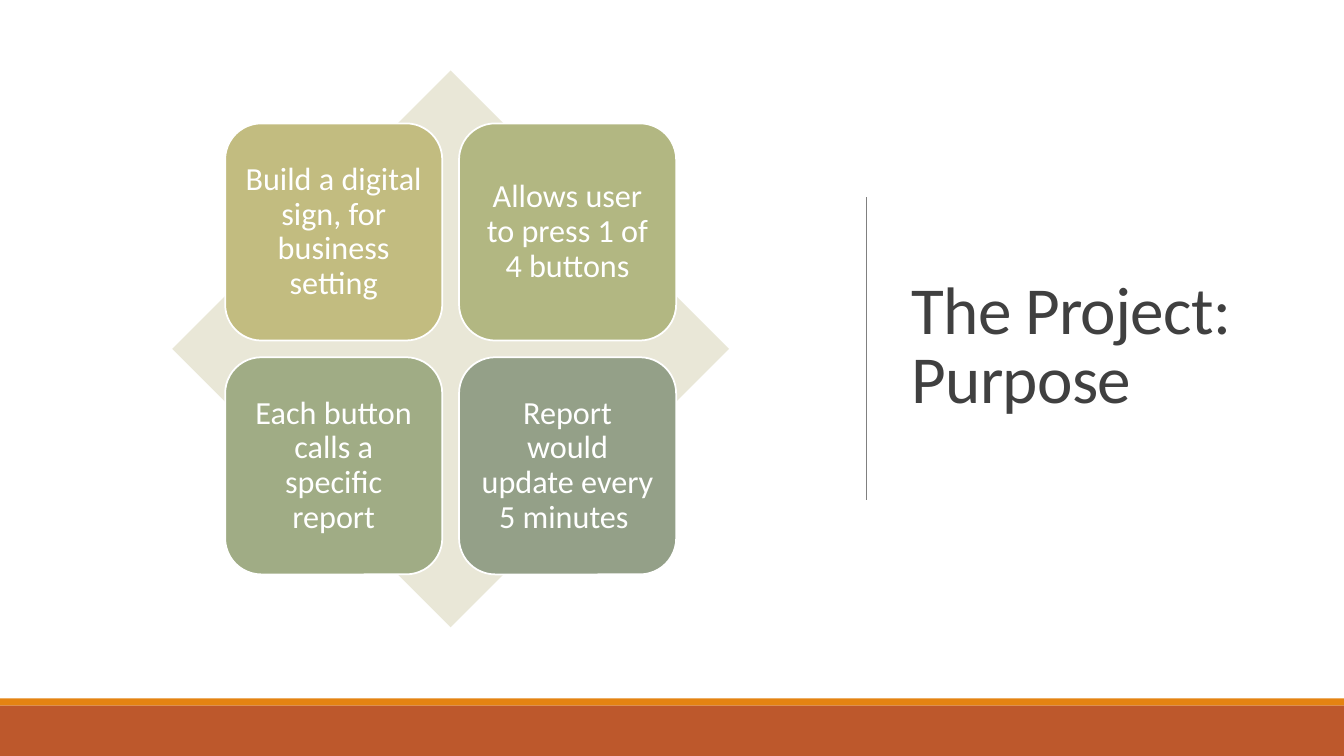
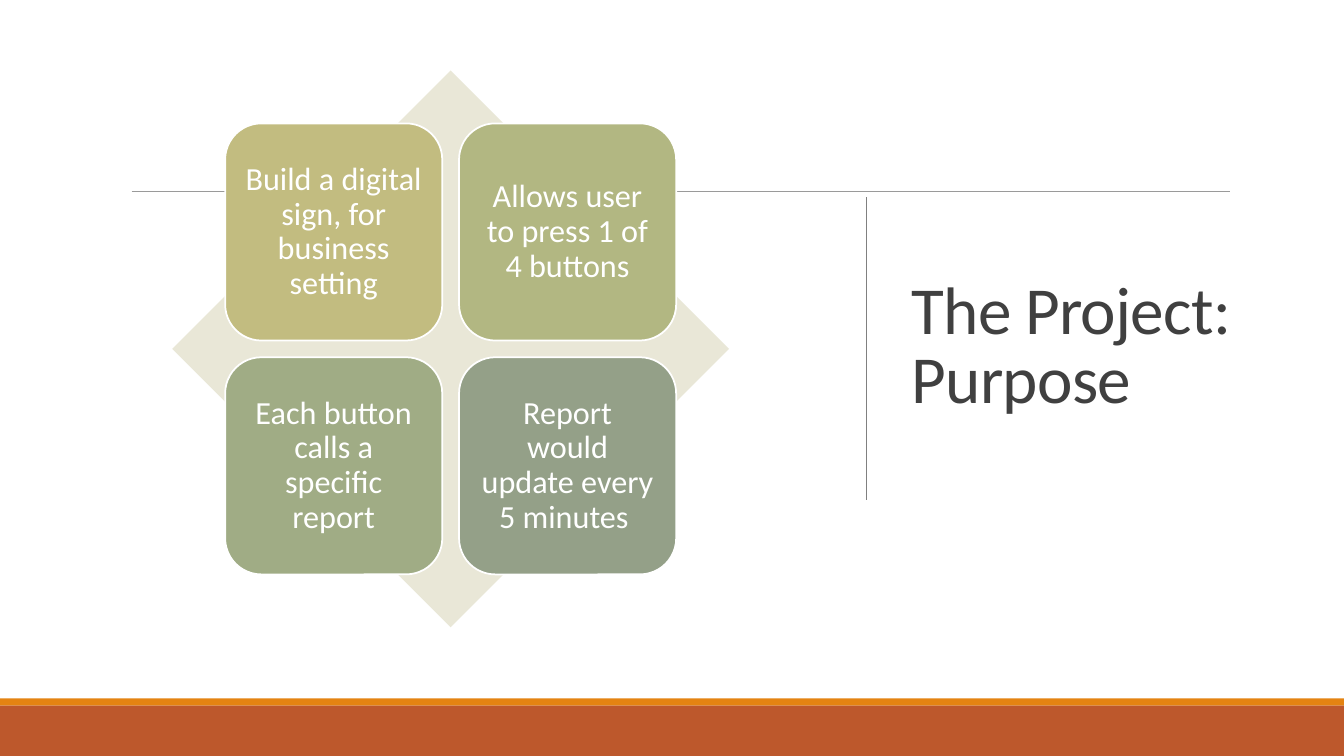
Before and after one commit to ksu-hmi/Raspberry-Pi-digital-sign, a slide deck: slide 2 of Python Final Project Presentation Philip King.pptx. Drawn at 1344x756 pixels with LibreOffice and Linux fonts; fonts in the diff are those of the drawing. Boxes give left, top, right and bottom in pixels: in the first picture for what was removed or moved away, otherwise in the second. Text is boxed around its words. In the diff, an @@ line names an element or a change of style, - is before the commit and + after.

```diff
--- a/Python Final Project Presentation Philip King.pptx
+++ b/Python Final Project Presentation Philip King.pptx
@@ background #FFFFFF to #FFFFFF at 21% opacity @@
@@ rectangle at <box>0,0,1344,699</box>: fill #FFFFFF to #FFFFFF at 21% opacity @@
@@ line added from (132, 192) to (1231, 192), #808080 0.5 pt @@
```
Also in this commit, not shown: 3 other slides changed, 4 slides added, 3 slides removed.
